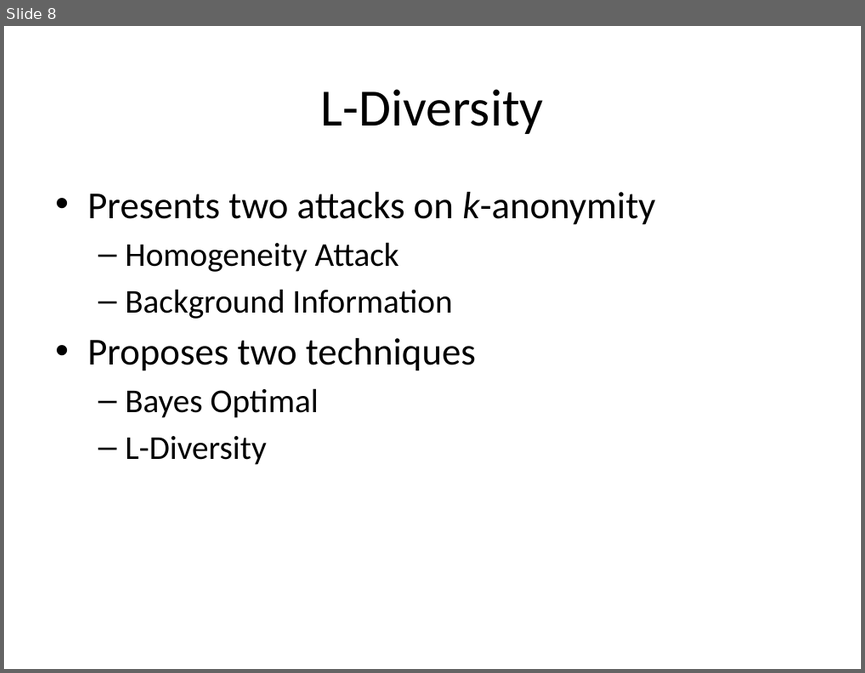
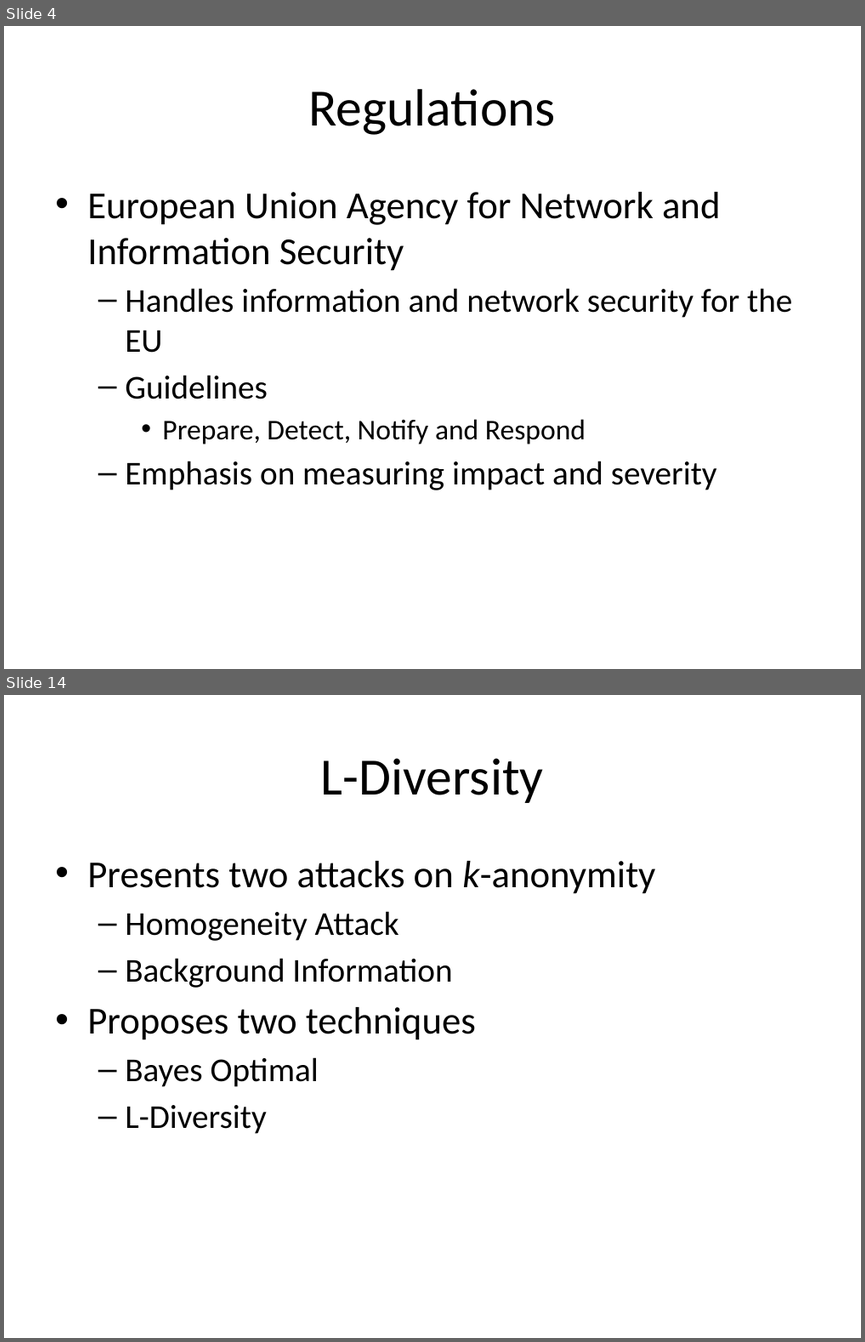
Before and after one commit to jayvelasco1990/big-data, a slide deck: Final Project/draft_presentation.pptx. Shown one above the other, each under a label of ours: slide 8 before the commit, slides 4 and 14 after it; the slides between them are not shown. The pictures are 865x673 and 865x1342 pixels, drawn with LibreOffice and Linux fonts; fonts in the diff are those of the drawing. Boxes give left, top, right and bottom in pixels: in the first picture for what was removed or moved away, otherwise in the second. Text is boxed around its words. In the diff, an @@ line names an element or a change of style, - is before the commit and + after.

```diff
--- a/Final Project/draft_presentation.pptx
+++ b/Final Project/draft_presentation.pptx
@@ slide 4 added at (4,26,861,669), background #FFFFFF @@
@@ title added at (309,89,556,135), 44 pt, text #000000 @@
+Regulations
@@ text added at (87,192,792,490), 28 pt, text #000000 @@
+• European Union Agency for Network and Information Security
+  – Handles information and network security for the EU
+  – Guidelines
+    • Prepare, Detect, Notify and Respond
+  – Emphasis on measuring impact and severity
@@ what was slide 8 is now slide 14 @@
```
Also in this commit, not shown: 3 slides changed, 8 other slides added, 3 slides removed, 1 other file.
